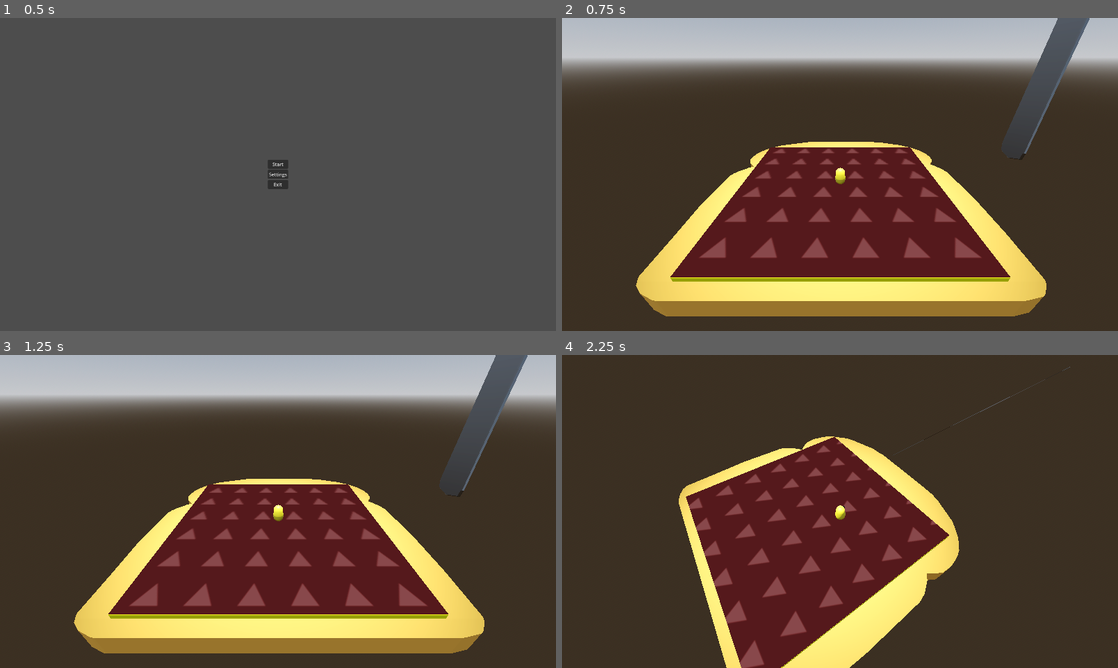
Above: before the commit, frames 1-4 (two rows, left to right).
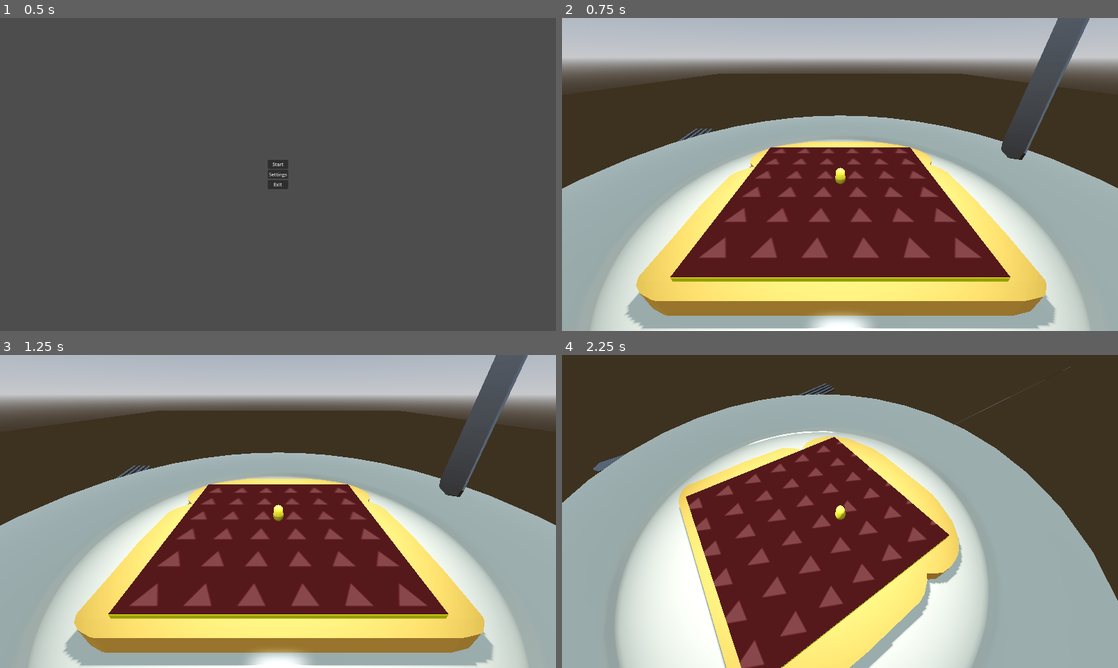
Above: after the commit, the same moments.

Repository: wolfthewizard/mages-breakfast
Game: Godot game, scene res://scenes/environments/menu/menu.tscn
The game is run twice, just before and just after one commit, with the same random seed, the same clock (stepped at 60 frames per second) and the same inputs.
Inputs (mouse positions are in pixels of both pictures, inside the frame that each line leads up to):
- Up to frame 1 (0.5 s): no input
- Up to frame 2 (0.75 s): click "Start" at 0.5 s
- Up to frame 3 (1.25 s): no input
- Up to frame 4 (2.25 s): move the mouse to (867, 511) at 1.27 s; hold W (up) from 1.28 s (still down); tap Space (jump) at 1.52 s; move the mouse to (812, 511) at 2.02 s

Frame 1 is identical in both runs. In frame 2, 31% of the frame differs, in the area x 0-100%, y 17-100%; in frame 3, 31%; in frame 4, 45%, in the area x 0-100%, y 9-100%.

Commit message:
added plate, fork and table

Diff:
--- a/Mage's Breakfast/scenes/environments/level/level.tscn
+++ b/Mage's Breakfast/scenes/environments/level/level.tscn
@@ -7,6 +7,9 @@
 [ext_resource type="PackedScene" uid="uid://d1imseaepoh2n" path="res://scenes/entities/mage/mage.tscn" id="4_5tvat"]
 [ext_resource type="PackedScene" uid="uid://ow23n1crj4ft" path="res://scenes/gui/game_over/game_over.tscn" id="6_eut7i"]
 [ext_resource type="PackedScene" uid="uid://1hsucvccu86" path="res://scenes/gui/pause/pause.tscn" id="7_lgdpi"]
+[ext_resource type="PackedScene" uid="uid://dotjgdvxra5xo" path="res://assets/fork.glb" id="8_iehgv"]
+[ext_resource type="PackedScene" uid="uid://bw7iwc78rrfke" path="res://assets/plate.glb" id="9_sva6d"]
+[ext_resource type="PackedScene" uid="uid://rqstoeg74s3e" path="res://assets/table.glb" id="10_uvkax"]
 
 [sub_resource type="ProceduralSkyMaterial" id="ProceduralSkyMaterial_u7etj"]
 sky_horizon_color = Color(0.64625, 0.65575, 0.67075, 1)
@@ -61,4 +64,15 @@
 [node name="Pause" parent="." instance=ExtResource("7_lgdpi")]
 visible = false
 
+[node name="Decorations" type="Node3D" parent="."]
+
+[node name="fork" parent="Decorations" instance=ExtResource("8_iehgv")]
+transform = Transform3D(1, 0, 0, 0, 1, 0, 0, 0, 1, -0.124978, 0, 0)
+
+[node name="plate" parent="Decorations" instance=ExtResource("9_sva6d")]
+transform = Transform3D(1, 0, 0, 0, 1, 0, 0, 0, 1, 0, -0.00359157, 0)
+
+[node name="table" parent="Decorations" instance=ExtResource("10_uvkax")]
+transform = Transform3D(1, 0, 0, 0, 1, 0, 0, 0, 1, 0, -0.804055, -0.404338)
+
 [connection signal="attack_sequence_finished" from="Knife" to="Mage" method="_on_knife_attack_sequence_finished"]
Binary file added: Mage's Breakfast/assets/fork.glb
Not shown, added: Mage's Breakfast/assets/fork.glb.import
Binary file added: Mage's Breakfast/assets/plate.glb
Not shown, added: Mage's Breakfast/assets/plate.glb.import
Binary file added: Mage's Breakfast/assets/table.glb
Not shown, added: Mage's Breakfast/assets/table.glb.import
Not shown: 1 places in Mage's Breakfast/scenes/environments/level/level.tscn that only renumber resources
